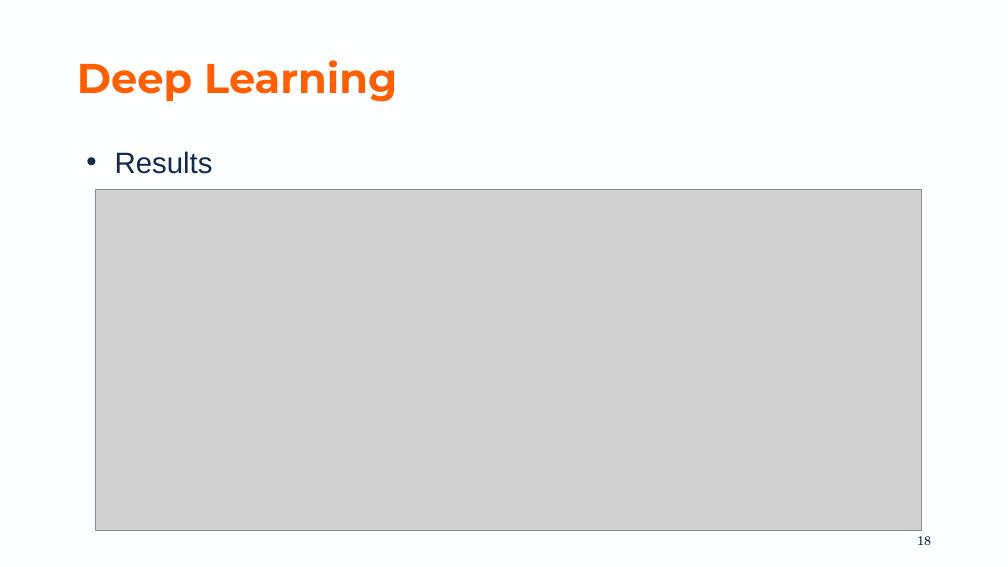
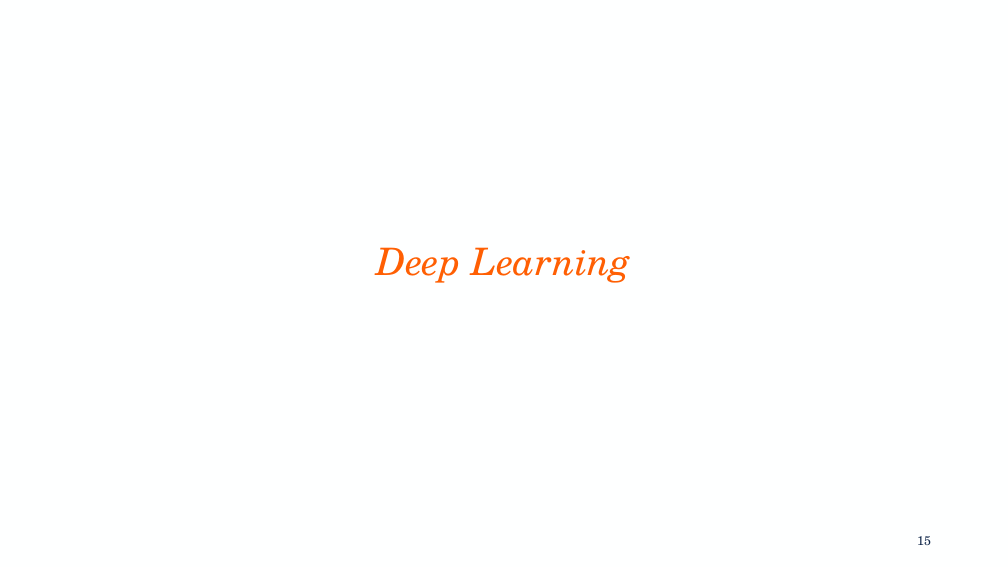
Before and after one commit to kslu2/Predicting_LA_Crimes, a slide deck: slide 15 of Project Presentation.pptx (slide 18 before the commit). Drawn at 1008x567 pixels with LibreOffice and Linux fonts; fonts in the diff are those of the drawing; grey boxes stand for pictures; background and template pictures are left out. Boxes give left, top, right and bottom in pixels: in the first picture for what was removed or moved away, otherwise in the second. Text is boxed around its words. In the diff, an @@ line names an element or a change of style, - is before the commit and + after.

```diff
--- a/Project Presentation.pptx
+++ b/Project Presentation.pptx
@@ text removed at (115,151,213,174) @@
-• Results
@@ picture removed at (95,190,922,531) @@
@@ title "Deep Learning": place and size @@
-title "Deep Learning" at (77,60,397,102)
+title "Deep Learning" at (377,247,631,283)
@@ title "Deep Learning" at (377,247,631,283): size 39.6 to 36 pt, font Montserrat to TeX Gyre Schola, bold off, italic on; alignment left to centre @@
@@ page number at (917,536,931,545): text changed @@
-18
+15
```
Also in this commit, not shown: 19 other slides changed, 5 slides added, 4 slides removed, 3 other files.
